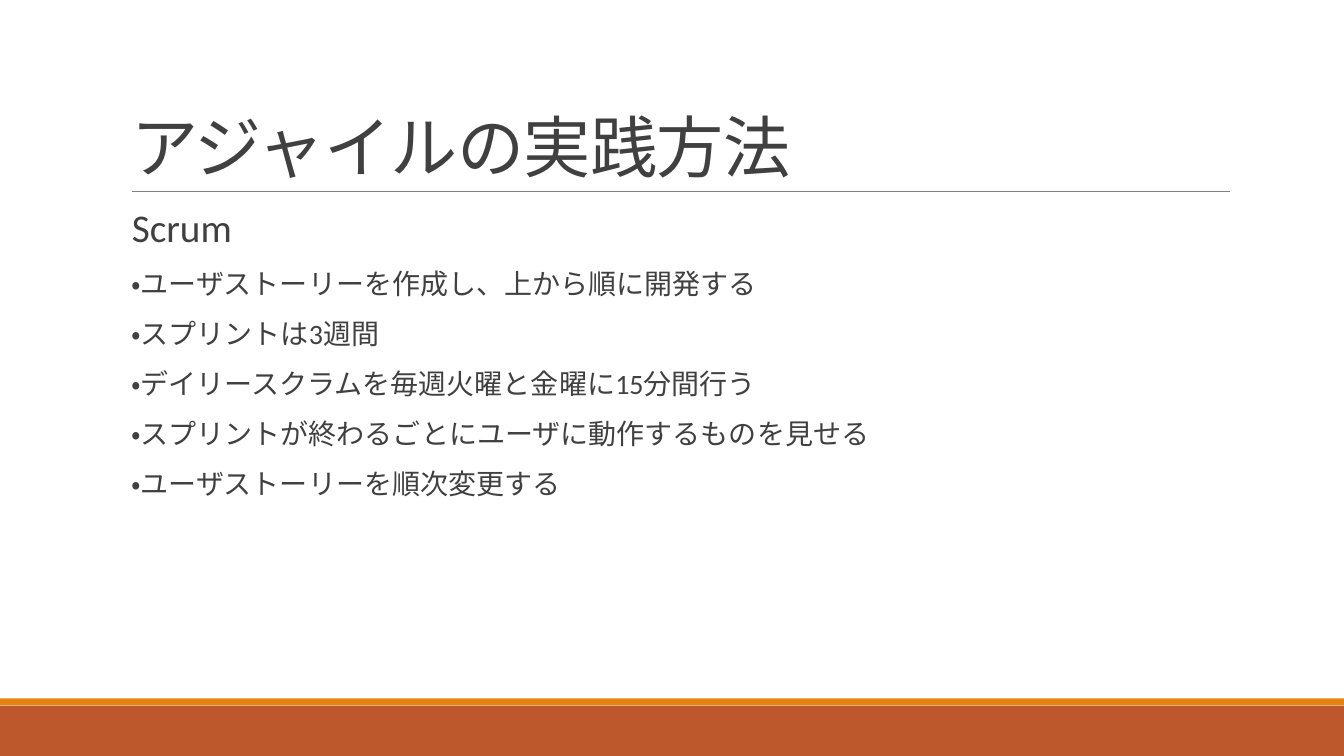
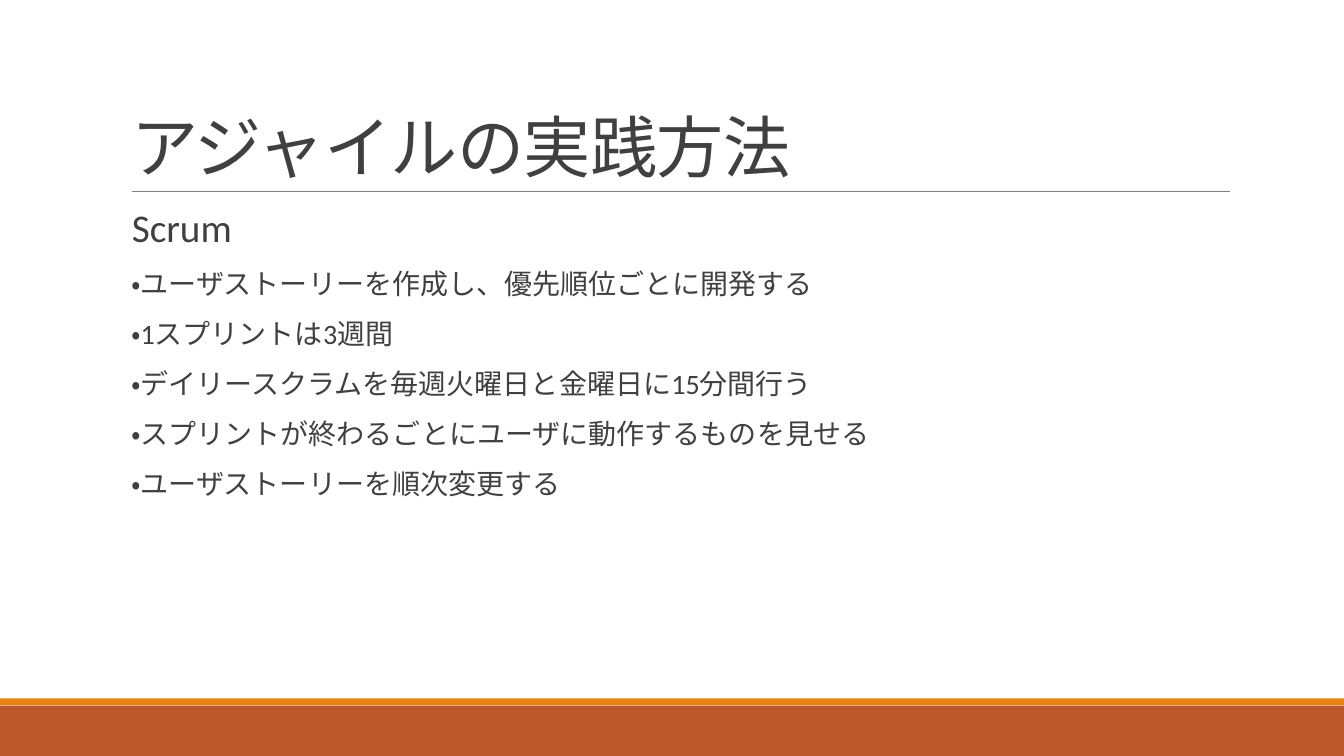
Before and after one commit to tomoyukikondo/yabukiC2017, a slide deck: slide 7 of 避難所情報サービス開発プロジェクト.pptx. Drawn at 1344x756 pixels with LibreOffice and Linux fonts; fonts in the diff are those of the drawing. Boxes give left, top, right and bottom in pixels: in the first picture for what was removed or moved away, otherwise in the second. Text is boxed around its words. In the diff, an @@ line names an element or a change of style, - is before the commit and + after.

```diff
--- a/避難所情報サービス開発プロジェクト.pptx
+++ b/避難所情報サービス開発プロジェクト.pptx
@@ text at (131, 270, 813, 397): text changed @@
-  ・ユーザストーリーを作成し、上から順に開発する
-  ・スプリントは3週間
-  ・デイリースクラムを毎週火曜と金曜に15分間行う
+  ・ユーザストーリーを作成し、優先順位ごとに開発する
+  ・1スプリントは3週間
+  ・デイリースクラムを毎週火曜日と金曜日に15分間行う
```
Also in this commit, not shown: 3 other slides changed, 1 slide removed, 1 other file.
